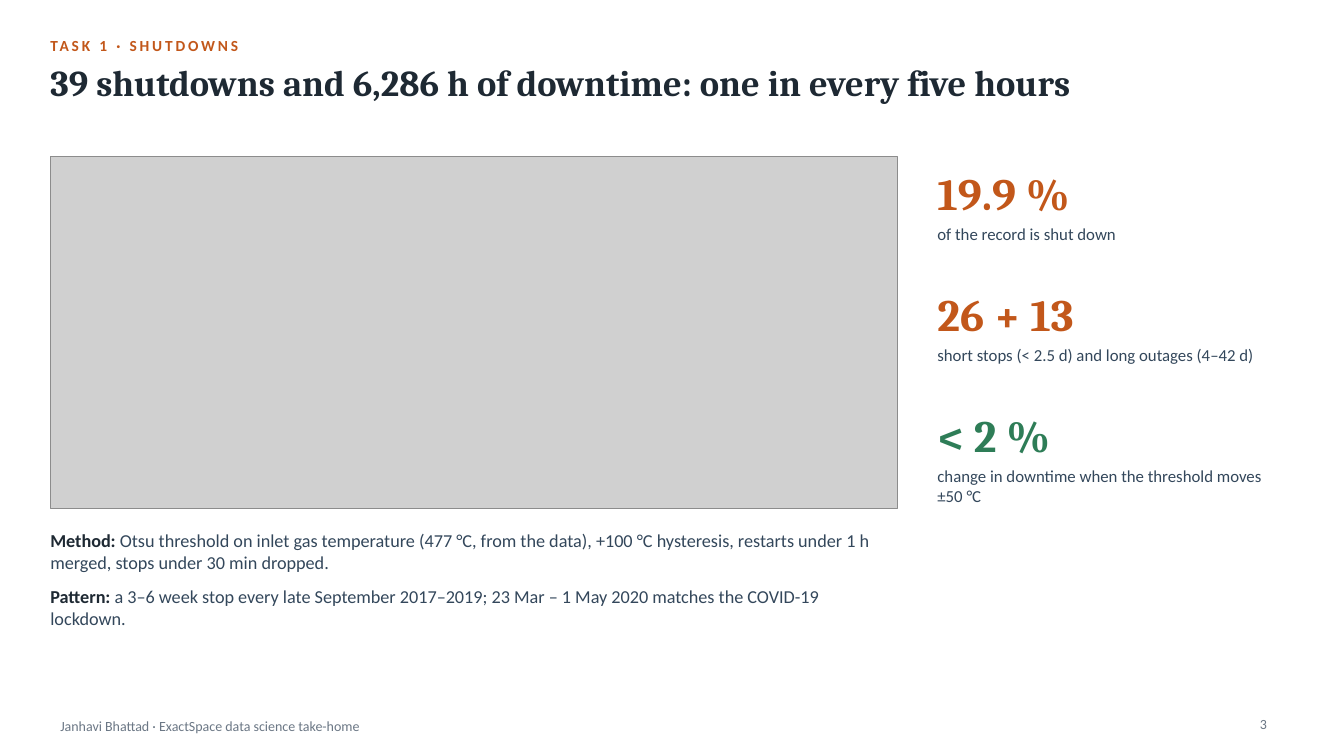
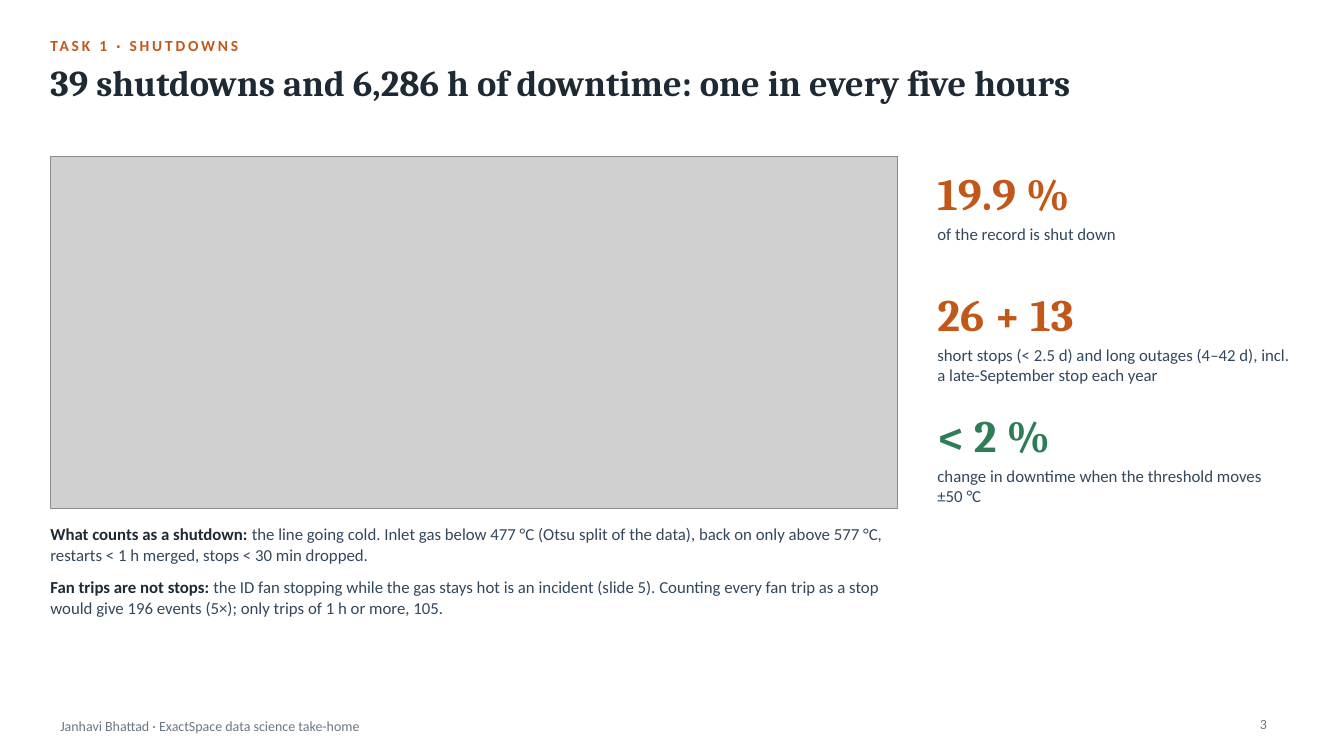
Before and after one commit to Janhwhy/exactspace-assignment, a slide deck: slide 3 of Final_Presentation.pptx. Drawn at 1344x756 pixels with LibreOffice and Linux fonts; fonts in the diff are those of the drawing; grey boxes stand for pictures. Boxes give left, top, right and bottom in pixels: in the first picture for what was removed or moved away, otherwise in the second. Text is boxed around its words. In the diff, an @@ line names an element or a change of style, - is before the commit and + after.

```diff
--- a/Final_Presentation.pptx
+++ b/Final_Presentation.pptx
@@ text at bbox=[937, 349, 1289, 384]: text changed @@
-short stops (< 2.5 d) and long outages (4–42 d)
+short stops (< 2.5 d) and long outages (4–42 d), incl. a late-September stop each year
@@ text at bbox=[50, 528, 882, 617]: text changed; size 13 to 12 pt @@
-Method: Otsu threshold on inlet gas temperature (477 °C, from the data), +100 °C hysteresis, restarts under 1 h merged, stops under 30 min dropped.
-Pattern: a 3–6 week stop every late September 2017–2019; 23 Mar – 1 May 2020 matches the COVID-19 lockdown.
+What counts as a shutdown: the line going cold. Inlet gas below 477 °C (Otsu split of the data), back on only above 577 °C, restarts < 1 h merged, stops < 30 min dropped.
+Fan trips are not stops: the ID fan stopping while the gas stays hot is an incident (slide 5). Counting every fan trip as a stop would give 196 events (5×); only trips of 1 h or more, 105.
```
Also in this commit, not shown: 5 other slides changed, 37 other files.
